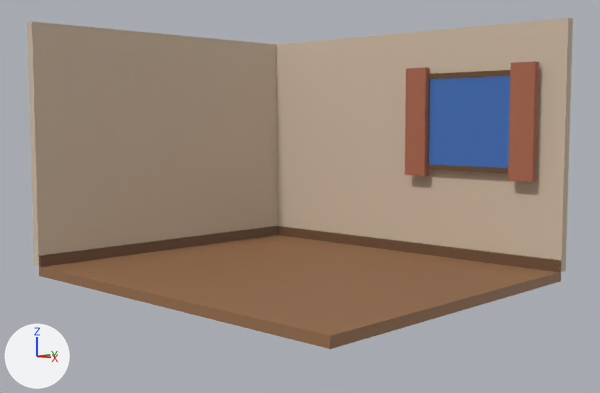
A saved change to the Blender file Blender/Cozy Computer Room/cozy-computer-room.blend.
One viewpoint serves both versions: a 50 mm camera at (6.06, -6.25, 1.55) aimed at (0.01, 0.06, 0.77). Arrows for +X, +Y and +Z are at lower left; the lights stay in place. The picture after the commit comes second.

In view in the first picture: 'Curtain_Left', 'Curtain_Right', 'Room_BackWall', 'Room_BaseboardBack', 'Room_BaseboardLeft', 'Room_Floor', 'Room_LeftWall', 'Window_Frame_Top', 'Window_Glass' and 2 more.
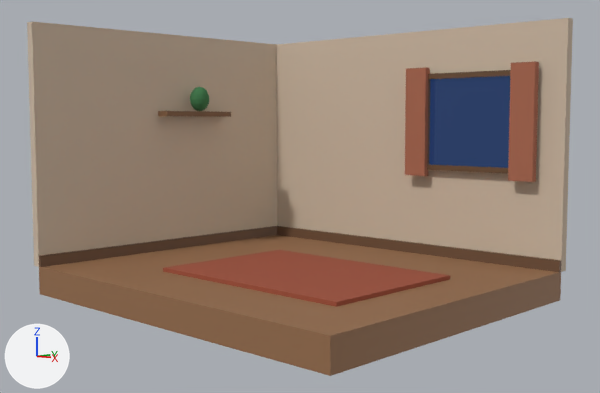
Where the change shows, as pixel boxes (x1, y1, x2, y2) in the pictures (600 x 393 px):
'Room_Floor', moved, rescaled (23% taller): before (39, 235, 561, 349); after (39, 235, 561, 376)
'Cube', added (brown): after (163, 250, 450, 307)
'Window_Glass', recoloured (blue to dark blue): (429, 76, 510, 168) in both
'Camera', added: after (190, 87, 209, 111)
'Light', added: after (158, 111, 231, 117)

Edits to the bpy script that builds the scene:
```text
Add mat_window_nightdeeper_material:
    mat_window_nightdeeper_material = principled_material('Window_NightDeeper_Material')
    mat_window_nightdeeper_material.base_color = (0.005, 0.01, 0.03)  # dark blue #101930
    mat_window_nightdeeper_material.roughness = 0.1
    mat_window_nightdeeper_material.emission_color = (0.02, 0.06, 0.2)  # dark blue #27457c
    mat_window_nightdeeper_material.emission_strength = 0.5
Add mat_plant_green_material:
    mat_plant_green_material = principled_material('Plant_Green_Material')
    mat_plant_green_material.base_color = (0.04, 0.18, 0.06)  # dark green #387645
    mat_plant_green_material.roughness = 0.85
Add mat_shelf_wood_material:
    mat_shelf_wood_material = principled_material('Shelf_Wood_Material')
    mat_shelf_wood_material.base_color = (0.22, 0.11, 0.05)  # brown #815d3f
    mat_shelf_wood_material.roughness = 0.6
Add mat_rug_warm_material:
    mat_rug_warm_material = principled_material('Rug_Warm_Material')
    mat_rug_warm_material.base_color = (0.35, 0.08, 0.04)  # brown #a05038
    mat_rug_warm_material.roughness = 0.95
Change me_window_glass_mesh:
    where me_window_glass_mesh.from_pydata(...)  # 8 vertices, 6 faces; spans x -1.0..1.0, y -1.0..1.0, z -1.0..1.0
    remove me_window_glass_mesh.materials.append(mat_window_nightdeep_material)  # dark blue #192745, glowing blue #3861a0
    add me_window_glass_mesh.materials.append(mat_window_nightdeeper_material)  # dark blue #101930
Add me_camera_mesh:
    me_camera_mesh.from_pydata(...)  # a UV sphere (16 segments, 8 rings, poles along z) spanning x -1.0..1.0, y -1.0..1.0, z -1.0..1.0
    me_camera_mesh.materials.append(mat_plant_green_material)  # dark green #387645
Add me_light_mesh:
    me_light_mesh.from_pydata(...)  # a box spanning x -1.0..1.0, y -1.0..1.0, z -1.0..1.0
    me_light_mesh.materials.append(mat_shelf_wood_material)  # brown #815d3f
Add me_cube_mesh:
    me_cube_mesh.from_pydata(...)  # a box spanning x -1.0..1.0, y -1.0..1.0, z -1.0..1.0
    me_cube_mesh.materials.append(mat_rug_warm_material)  # brown #a05038
Change ob_room_floor:
    ob_room_floor.location: (0.0, 0.0, -0.05) -> (0.0, 0.0, -0.15)
    ob_room_floor.scale: (2.1, 1.8, 0.05) -> (2.1, 1.8, 0.15)
Add ob_camera:
    ob_camera = bpy.data.objects.new('Camera', me_camera_mesh)
    ob_camera.location = (-1.92, 0.3, 1.83)
    ob_camera.scale = (0.12, 0.12, 0.15)
Add ob_light:
    ob_light = bpy.data.objects.new('Light', me_light_mesh)
    ob_light.location = (-2.0, 0.3, 1.65)
    ob_light.scale = (0.09, 0.5, 0.03)
Add ob_cube:
    ob_cube = bpy.data.objects.new('Cube', me_cube_mesh)
    ob_cube.location = (0.3, -0.2, 0.02)
    ob_cube.scale = (1.2, 0.85, 0.02)
```
